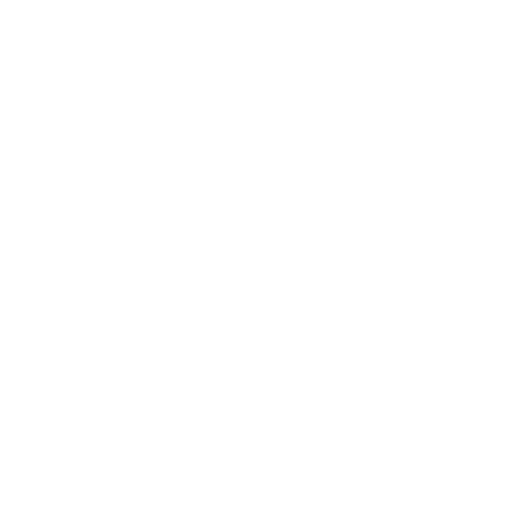
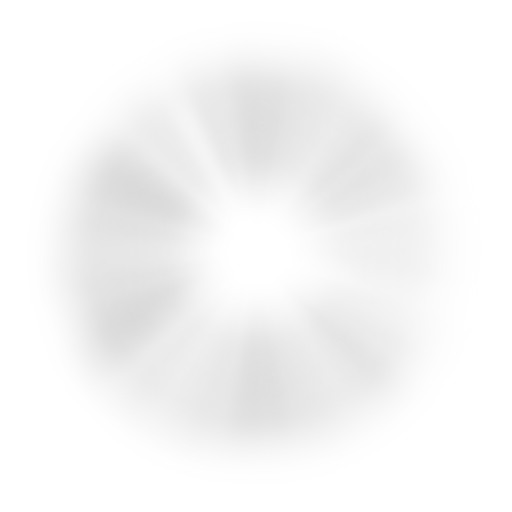
Revision of a layered 512x512 image; what changed, layer by layer:
added group "Groupe 2" with 5 layers above "Groupe 1" over left=38, top=38, right=460, bottom=470
added layer "Calque 3" in group "Groupe 2" over left=66, top=67, right=447, bottom=447
added layer "Calque 5" in group "Groupe 2" over left=134, top=40, right=460, bottom=403
added layer "Calque 2 copie 2" in group "Groupe 2" over left=38, top=38, right=460, bottom=470
added layer "Calque 4" in group "Groupe 2" over left=120, top=121, right=390, bottom=392
moved "Calque 1" into group "Groupe 1", painted on it over left=38, top=38, right=460, bottom=470
